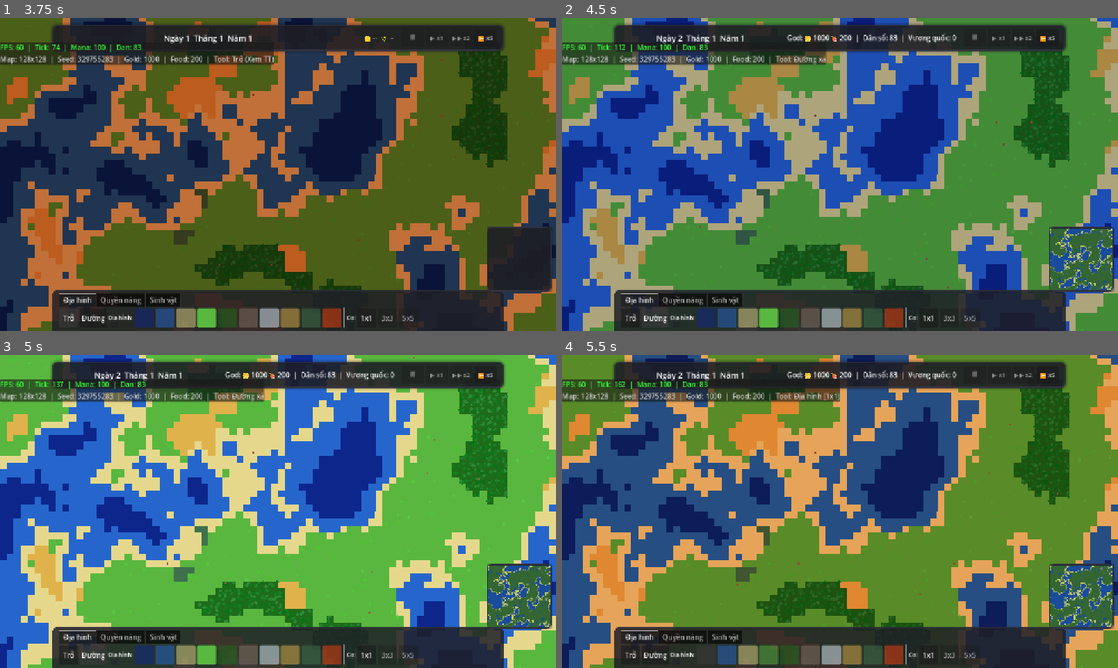
Above: before the commit, frames 1-4 (two rows, left to right).
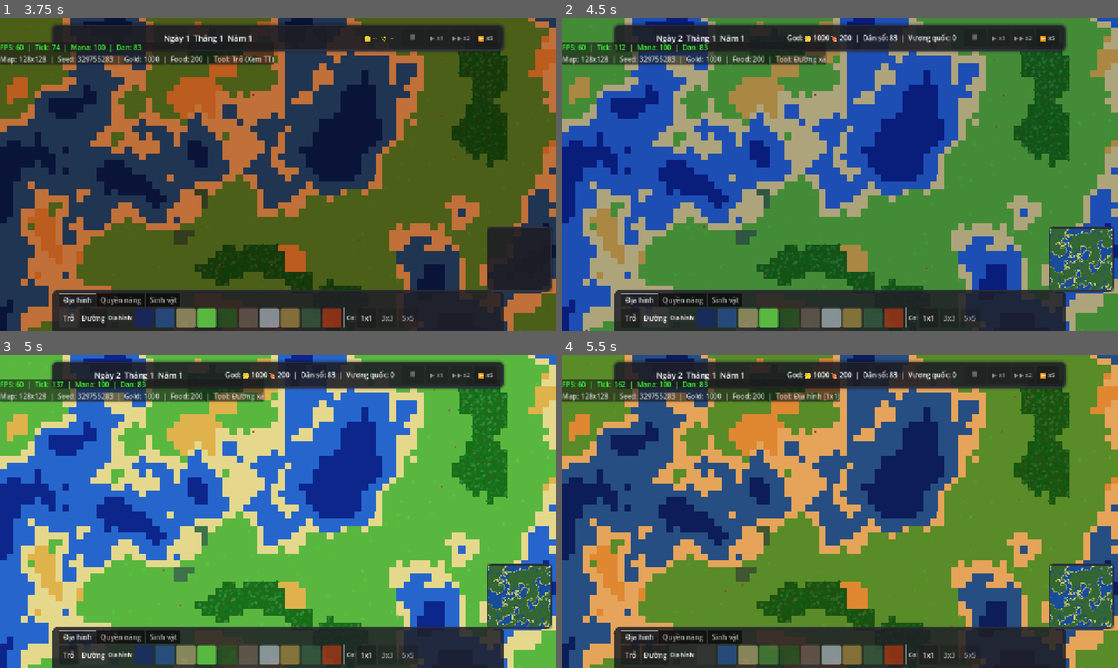
Above: after the commit, the same moments.

Repository: fate1105/worldcity
Game: Godot game, scene res://scenes/game.tscn
The game is run twice, just before and just after one commit, with the same random seed, the same clock (stepped at 60 frames per second) and the same inputs.
Inputs (mouse positions are in pixels of both pictures, inside the frame that each line leads up to):
- Up to frame 1 (3.75 s): click "⏸" at 0.5 s; click "▶ x1" at 1.25 s; click "▶▶ x2" at 2 s; click "⏩ x5" at 2.75 s; click "Trỏ" at 3.5 s
- Up to frame 2 (4.5 s): click "Đường" at 4.25 s
- Up to frame 3 (5 s): no input
- Up to frame 4 (5.5 s): click (706, 655) at 5.02 s

Frame 1 is identical in both runs. In frame 2, less than 0.1% of the frame differs, in the area x 4-85%, y 13-100%; in frame 3, less than 0.1%; in frame 4, less than 0.1%.

Commit message:
feat: cu dan AI tu dong tim nha, tim viec lam, va tu cat nha khi co tien

Diff:
--- a/src/sim/citizens/citizen_system.gd
+++ b/src/sim/citizens/citizen_system.gd
@@ -246,10 +246,15 @@
 	var score_crime = 0.0
 	var score_forage = 0.0
 	var score_spend = 0.0 # Tiêu tiền giải trí
-
-	if is_morning: score_work += 50.0
+	var score_find_home = 0.0
+	var score_find_job = 0.0
+
+	if store.home_id[id] == -1: score_find_home = 60.0
+	if store.job_id[id] == -1: score_find_job = 55.0
+
+	if is_morning: score_work += 50.0; score_find_job += 20.0
 	if is_evening: score_socialize += 40.0; score_spend += 30.0
-	if is_night: score_rest += 100.0
+	if is_night: score_rest += 100.0; score_find_home += 50.0
 
 	if TraitSystem.has_trait(mask, "hardworking"): score_work += 50.0; score_rest -= 20.0
 	if TraitSystem.has_trait(mask, "lazy"): score_rest += 50.0; score_work -= 30.0
@@ -270,7 +275,7 @@
 
 	# Tìm max score
 	var max_score = score_work
-	var action = 0 # 0: Work, 1: Rest, 2: Socialize, 3: Train, 4: Crime, 5: Forage, 6: Spend
+	var action = 0 # 0: Work, 1: Rest, 2: Socialize, 3: Train, 4: Crime, 5: Forage, 6: Spend, 7: FindHome, 8: FindJob
 
 	if score_rest > max_score: max_score = score_rest; action = 1
 	if score_socialize > max_score: max_score = score_socialize; action = 2
@@ -278,6 +283,8 @@
 	if score_crime > max_score: max_score = score_crime; action = 4
 	if score_forage > max_score: max_score = score_forage; action = 5
 	if score_spend > max_score: max_score = score_spend; action = 6
+	if score_find_home > max_score: max_score = score_find_home; action = 7
+	if score_find_job > max_score: max_score = score_find_job; action = 8
 
 	match action:
 		0: # Work
@@ -356,6 +363,49 @@
 			store.happiness[id] = clampi(store.happiness[id] + 15, 0, 100)
 			_wander(store, id, grid, pathfinding)
 			store.action_desc[id] = "Đang tiêu tiền mua vui"
+		7: # Find Home
+			var found_home = false
+			for b_id in world_state.buildings:
+				var b = world_state.buildings[b_id]
+				if b.type.begins_with("house"):
+					var bdata = DataDB.building(b.type)
+					var capacity = int(bdata.get("capacity", 2))
+					if b.home_citizens.size() < capacity:
+						b.home_citizens.append(id)
+						store.home_id[id] = b.id
+						store.action_desc[id] = "Vừa tìm được nhà mới!"
+						found_home = true
+						break
+			if not found_home:
+				if store.wealth[id] > 20: # Cư dân tự cất nhà
+					store.wealth[id] -= 20
+					var bx = clampi(int(store.pos_x[id]) + _rng.randi_range(-2, 2), 0, grid.width - 1)
+					var by = clampi(int(store.pos_y[id]) + _rng.randi_range(-2, 2), 0, grid.height - 1)
+					if grid.terrain[grid.idx(bx, by)] > 1 and grid.building_id[grid.idx(bx, by)] == -1:
+						var cmd = PlaceBuildingCommand.new(bx, by, "house_1", world_state.next_building_id)
+						if cmd.validate(world_state) == OK:
+							CommandBus.submit(world_state, cmd)
+							world_state.next_building_id += 1
+							store.action_desc[id] = "Đang tự cất nhà mới"
+							return
+				_wander(store, id, grid, pathfinding)
+				store.action_desc[id] = "Vô gia cư, đang đi tìm chỗ ngủ"
+		8: # Find Job
+			var found_job = false
+			for b_id in world_state.buildings:
+				var b = world_state.buildings[b_id]
+				if not b.type.begins_with("house") and not b.type.begins_with("road"):
+					var bdata = DataDB.building(b.type)
+					var capacity = int(bdata.get("workers", 2))
+					if b.workers_assigned < capacity:
+						b.workers_assigned += 1
+						store.job_id[id] = b.id
+						store.action_desc[id] = "Vừa xin được việc làm!"
+						found_job = true
+						break
+			if not found_job:
+				_wander(store, id, grid, pathfinding)
+				store.action_desc[id] = "Đang vác đơn đi xin việc"
 
 func _go_to_building(store, id, b, pathfinding):
 	var nx = b.x + _rng.randi_range(0, max(0, b.width - 1))
